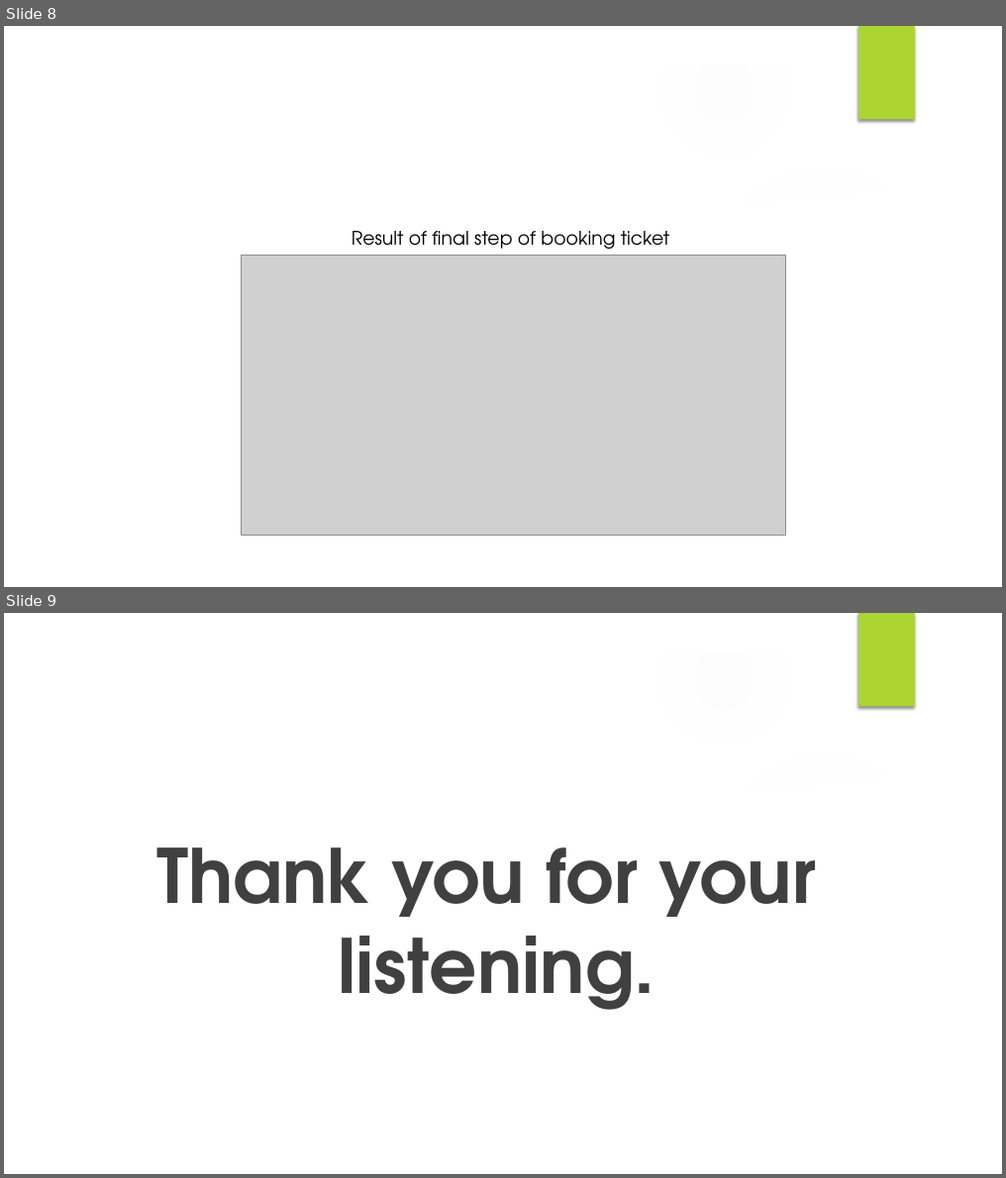
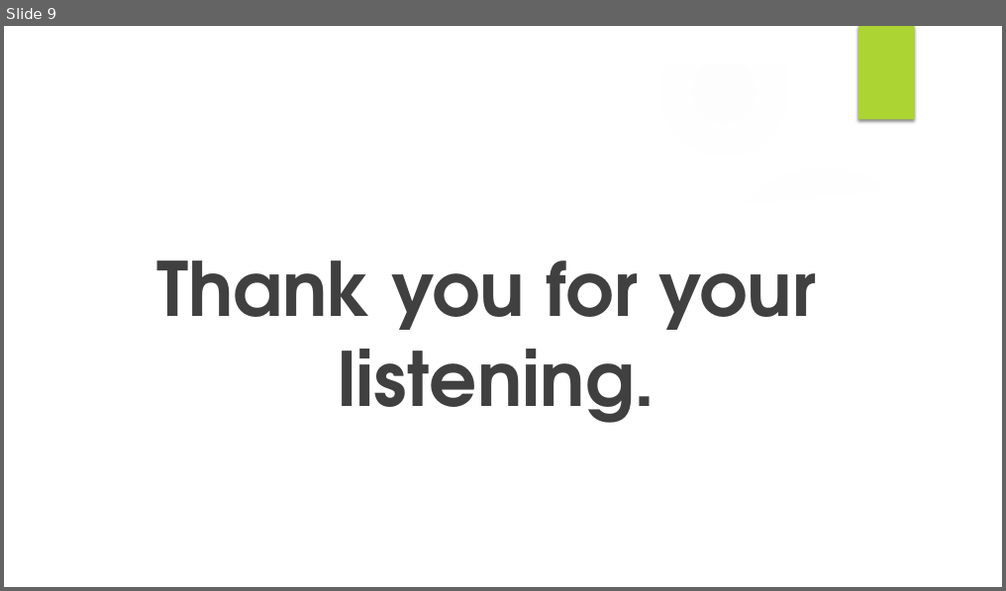
Before and after one commit to Nickytg/AlluringDecors, a slide deck: PROJECT ACCP SEM 3_new.pptx. Shown one above the other, each under a label of ours: slides 8 and 9 before the commit, slide 9 after it. The pictures are 1006x1178 and 1006x591 pixels, drawn with LibreOffice and Linux fonts; fonts in the diff are those of the drawing; grey boxes stand for pictures; background and template pictures are left out. Boxes give left, top, right and bottom in pixels: in the first picture for what was removed or moved away, otherwise in the second. Text is boxed around its words. In the diff, an @@ line names an element or a change of style, - is before the commit and + after.

```diff
--- a/PROJECT ACCP SEM 3_new.pptx
+++ b/PROJECT ACCP SEM 3_new.pptx
@@ slide 8 removed at (4, 26, 1002, 587), background picture (left out); not listed: 9 template elements that a slide beside it also shows @@
@@ title removed at (98, 105, 816, 163) @@
-Conclusion
@@ text removed at (351, 231, 670, 249) @@
-Result of final step of booking ticket
@@ picture removed at (242, 255, 785, 535) @@
```
Also in this commit, not shown: 4 slides changed, 1 slide added, 1 other file.
